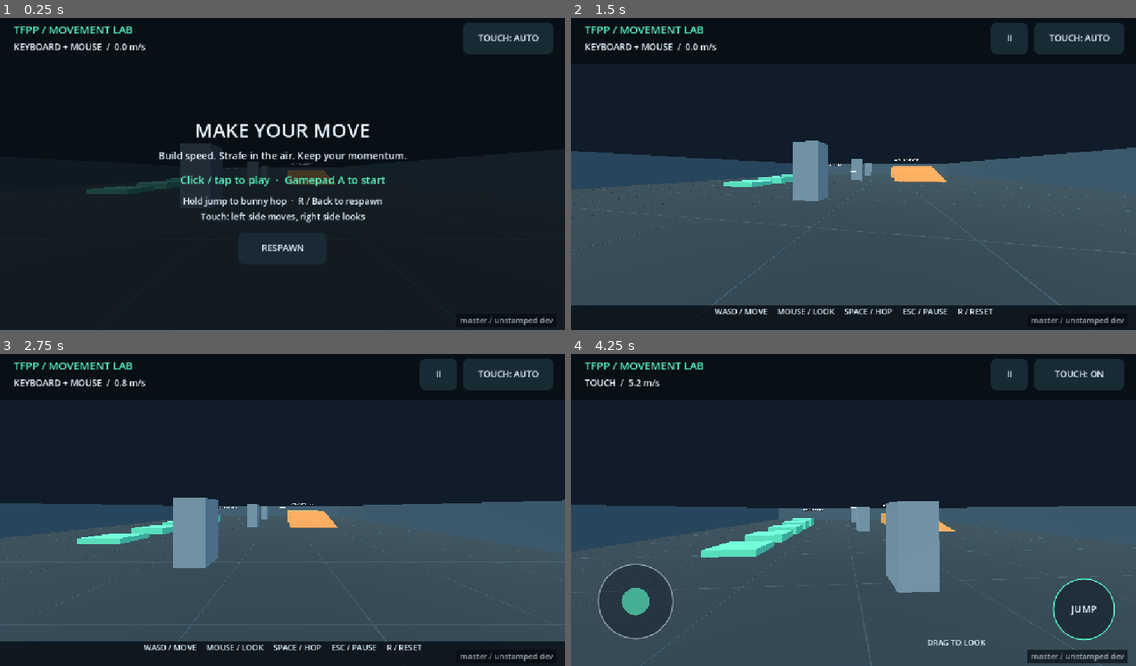
Above: before the commit, frames 1-4 (two rows, left to right).
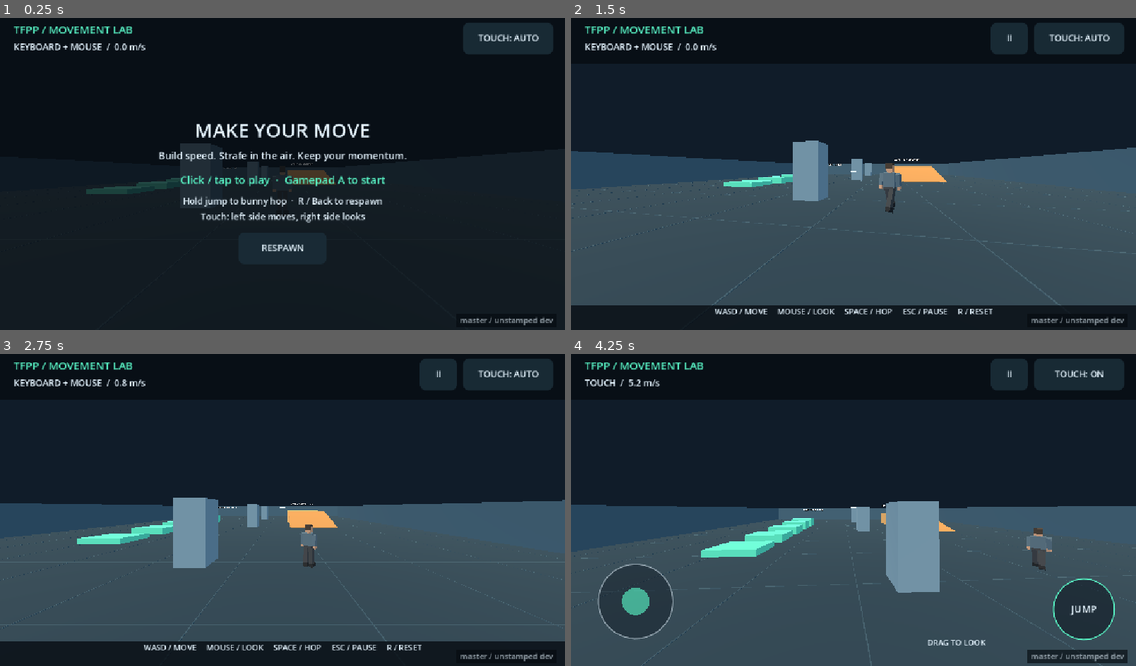
Above: after the commit, the same moments.

Repository: jefuhr/game
Game: Godot game, scene res://scenes/main.tscn
The game is run twice, just before and just after one commit, with the same random seed, the same clock (stepped at 60 frames per second) and the same inputs.
Inputs (mouse positions are in pixels of both pictures, inside the frame that each line leads up to):
- Up to frame 1 (0.25 s): no input
- Up to frame 2 (1.5 s): tap Enter at 0.5 s; move the mouse to (825, 236) at 0.52 s; hold W (move_forward) 0.53-1.25 s; hold Space (jump) 0.53-1.25 s; click (825, 236) at 0.67 s; drag from (1023, 217) to (825, 236) at 1.27 s
- Up to frame 3 (2.75 s): move the mouse to (237, 503) at 2.02 s; hold W (move_forward) from 2.03 s (still down); hold Space (jump) from 2.03 s (still down); tap R at 2.1 s
- Up to frame 4 (4.25 s): move the mouse to (859, 506) at 2.77 s; release W (move_forward) at 2.78 s; release Space (jump) at 2.78 s; hold A (move_left) 2.78-3.53 s; tap Space (jump) at 2.85, 3.02, 3.32 s; click (859, 506) at 2.92 s; move the mouse to (830, 500) at 3.52 s; hold W (move_forward) from 3.53 s (still down); hold Space (jump) from 3.53 s (still down); tap T at 3.6 s

The runs differ from the first frame. In frame 1, less than 0.1% of the frame differs, in the area x 48-52%, y 49-56%; in frame 2, 0.3%, in the area x 54-59%, y 46-63%; in frame 3, 0.2%; in frame 4, 0.3%.

Commit message:
feat: add wandering citizen NPC with solid collisions

Diff:
--- /dev/null
+++ b/scenes/citizen.tscn
@@ -0,0 +1,17 @@
+[gd_scene load_steps=3 format=3]
+
+[ext_resource type="Script" path="res://scripts/citizen.gd" id="1"]
+
+[sub_resource type="CapsuleShape3D" id="Capsule"]
+radius = 0.38
+height = 1.85
+
+[node name="Citizen" type="CharacterBody3D"]
+collision_layer = 1
+collision_mask = 1
+floor_snap_length = 0.3
+script = ExtResource("1")
+
+[node name="CollisionShape3D" type="CollisionShape3D" parent="."]
+position = Vector3(0, 0.925, 0)
+shape = SubResource("Capsule")
--- a/scenes/main.tscn
+++ b/scenes/main.tscn
@@ -1,8 +1,10 @@
-[gd_scene load_steps=5 format=3]
+[gd_scene load_steps=6 format=3]
 
 [ext_resource type="Script" path="res://scripts/arena.gd" id="1"]
 [ext_resource type="PackedScene" path="res://scenes/player.tscn" id="2"]
 [ext_resource type="Script" path="res://scripts/hud.gd" id="3"]
+
+[ext_resource type="PackedScene" path="res://scenes/citizen.tscn" id="4"]
 
 [sub_resource type="Environment" id="Environment_main"]
 background_mode = 1
@@ -25,6 +27,9 @@
 [node name="Player" parent="." instance=ExtResource("2")]
 position = Vector3(4, 0.1, 18)
 
+[node name="Citizen" parent="." instance=ExtResource("4")]
+position = Vector3(4, 0.1, 12)
+
 [node name="CanvasLayer" type="CanvasLayer" parent="."]
 
 [node name="HUD" type="Control" parent="CanvasLayer"]
--- /dev/null
+++ b/scripts/citizen.gd
@@ -0,0 +1,119 @@
+extends CharacterBody3D
+## Original low-poly civilian. Feet are the origin; the capsule covers the body.
+
+@export var walk_speed := 1.35
+var _random := RandomNumberGenerator.new()
+var _direction := Vector3.FORWARD
+var _decision_time := 0.0
+var _idle := false
+var _stride := 0.0
+var _spawn := Vector3.ZERO
+var _visual: Node3D
+var _left_arm: Node3D
+var _right_arm: Node3D
+var _left_leg: Node3D
+var _right_leg: Node3D
+
+
+func _ready() -> void:
+	_random.randomize()
+	_spawn = position
+	_build_person()
+	_choose_direction()
+
+
+func _physics_process(delta: float) -> void:
+	if not Controls.playing:
+		return
+	_decision_time -= delta
+	if _decision_time <= 0.0:
+		_idle = _random.randf() < 0.25
+		_choose_direction()
+	# Probe with the actual body shape so corners and other characters count too.
+	if not _idle and test_move(global_transform, _direction * 0.7):
+		_choose_direction(true)
+	var speed := 0.0 if _idle else walk_speed
+	velocity.x = _direction.x * speed
+	velocity.z = _direction.z * speed
+	velocity.y = -0.5 if is_on_floor() else velocity.y - 20.0 * delta
+	move_and_slide()
+	if is_on_wall():
+		_choose_direction(true)
+	if position.y < -15.0:
+		position = _spawn
+		velocity = Vector3.ZERO
+	var moving := Vector2(get_real_velocity().x, get_real_velocity().z).length()
+	if moving > 0.05:
+		_visual.rotation.y = lerp_angle(_visual.rotation.y, atan2(-_direction.x, -_direction.z), delta * 8.0)
+		_stride += delta * moving * 5.0
+	var swing := sin(_stride) * 0.45 * minf(moving / maxf(walk_speed, 0.01), 1.0)
+	_left_leg.rotation.x = swing
+	_right_leg.rotation.x = -swing
+	_left_arm.rotation.x = -swing * 0.7
+	_right_arm.rotation.x = swing * 0.7
+
+
+func _choose_direction(avoid_obstacle := false) -> void:
+	_decision_time = _random.randf_range(1.5, 4.0)
+	if avoid_obstacle:
+		_idle = false
+	# Try several headings, then pause briefly if surrounded instead of jittering.
+	for attempt in range(12):
+		var angle := _random.randf_range(-PI, PI)
+		var candidate := Vector3(sin(angle), 0, cos(angle))
+		if not test_move(global_transform, candidate * 0.8):
+			_direction = candidate
+			return
+	_idle = true
+	_decision_time = 0.5
+
+
+func _build_person() -> void:
+	_visual = Node3D.new()
+	_visual.name = "Appearance"
+	add_child(_visual)
+	var jacket := Color("536a78")
+	var trousers := Color("3d4145")
+	var skin := Color("be9275")
+	var boots := Color("25282b")
+	_part(_visual, Vector3(0, 1.20, 0), Vector3(0.46, 0.55, 0.27), jacket)
+	_part(_visual, Vector3(0, 0.91, 0), Vector3(0.39, 0.13, 0.26), trousers)
+	_part(_visual, Vector3(0, 1.49, 0), Vector3(0.13, 0.12, 0.13), skin)
+	_part(_visual, Vector3(0, 1.66, 0), Vector3(0.25, 0.29, 0.23), skin)
+	_part(_visual, Vector3(0, 1.80, 0.015), Vector3(0.26, 0.07, 0.24), Color("423931"))
+	_part(_visual, Vector3(0, 1.69, 0.106), Vector3(0.26, 0.19, 0.04), Color("423931"))
+	_part(_visual, Vector3(0, 1.65, -0.135), Vector3(0.055, 0.07, 0.05), skin)
+	for side in [-1.0, 1.0]:
+		_part(_visual, Vector3(side * 0.065, 1.70, -0.118), Vector3(0.035, 0.025, 0.012), boots)
+		_part(_visual, Vector3(side * 0.13, 1.32, -0.145), Vector3(0.13, 0.12, 0.025), Color("647c89"))
+	_part(_visual, Vector3(0, 1.22, -0.145), Vector3(0.018, 0.49, 0.02), Color("a0a3a0"))
+	_left_leg = _limb(Vector3(-0.115, 0.90, 0))
+	_right_leg = _limb(Vector3(0.115, 0.90, 0))
+	for leg in [_left_leg, _right_leg]:
+		_part(leg, Vector3(0, -0.37, 0), Vector3(0.17, 0.74, 0.20), trousers)
+		_part(leg, Vector3(0, -0.82, -0.045), Vector3(0.19, 0.16, 0.30), boots)
+	_left_arm = _limb(Vector3(-0.30, 1.43, 0))
+	_right_arm = _limb(Vector3(0.30, 1.43, 0))
+	for arm in [_left_arm, _right_arm]:
+		_part(arm, Vector3(0, -0.24, 0), Vector3(0.15, 0.48, 0.19), jacket)
+		_part(arm, Vector3(0, -0.53, 0), Vector3(0.12, 0.15, 0.14), skin)
+
+
+func _limb(origin: Vector3) -> Node3D:
+	var pivot := Node3D.new()
+	pivot.position = origin
+	_visual.add_child(pivot)
+	return pivot
+
+
+func _part(parent: Node3D, center: Vector3, dimensions: Vector3, color: Color) -> void:
+	var instance := MeshInstance3D.new()
+	var mesh := BoxMesh.new()
+	mesh.size = dimensions
+	var material := StandardMaterial3D.new()
+	material.albedo_color = color
+	material.roughness = 1.0
+	mesh.material = material
+	instance.mesh = mesh
+	instance.position = center
+	parent.add_child(instance)
--- /dev/null
+++ b/tests/citizen_test.gd
@@ -0,0 +1,71 @@
+extends Node
+
+var failures := 0
+
+
+func check(condition: bool, message: String) -> void:
+	if not condition:
+		failures += 1
+		push_error(message)
+
+
+func frames(count: int) -> void:
+	for i in count:
+		await get_tree().physics_frame
+		await get_tree().process_frame
+
+
+func _ready() -> void:
+	call_deferred("run")
+
+
+func run() -> void:
+	var world := preload("res://scenes/main.tscn").instantiate()
+	add_child(world)
+	var citizen: CharacterBody3D = world.get_node("Citizen")
+	var player: CharacterBody3D = world.get_node("Player")
+	Controls.start(false)
+	citizen._random.seed = 42
+	await frames(30)
+	check(citizen.is_on_floor(), "Citizen must stand on the floor")
+	var start := citizen.position
+	citizen._idle = false
+	citizen._decision_time = 3.0
+	await frames(90)
+	check(citizen.position.distance_to(start) > 1.0, "Citizen must wander")
+	Controls.pause()
+	start = citizen.position
+	await frames(5)
+	check(citizen.position == start, "Citizen respects pause")
+	Controls.start(false)
+	# Force a heading into the perimeter; it must turn and stay inside the arena.
+	citizen.position = Vector3(19.2, 0.05, 18)
+	citizen._direction = Vector3.RIGHT
+	citizen._idle = false
+	citizen._decision_time = 10.0
+	await frames(120)
+	check(citizen.position.x < 19.4, "Wall must contain citizen")
+	check(citizen.position.distance_to(Vector3(19.2, 0, 18)) > 0.5, "Citizen must escape a blocked heading")
+	# A stationary citizen must physically stop the moving player.
+	citizen.position = Vector3(4, 0, 14)
+	citizen.velocity = Vector3.ZERO
+	citizen.set_physics_process(false)
+	player.respawn()
+	Input.action_press("move_forward")
+	await frames(90)
+	Input.action_release("move_forward")
+	check(player.position.z > 14.65, "Player must not pass through citizen")
+	# The citizen's own swept capsule must detect solid arena props and the player.
+	citizen.position = Vector3(0, 0, 12)
+	check(citizen.test_move(citizen.global_transform, Vector3(0, 0, -2)), "Pillars block citizen")
+	citizen.position = player.position + Vector3(0, 0, -2)
+	check(citizen.test_move(citizen.global_transform, Vector3(0, 0, 2)), "Player blocks citizen")
+	citizen.set_physics_process(true)
+	citizen.position = Vector3(8, 0.05, -2)
+	citizen._direction = Vector3.FORWARD
+	citizen._idle = false
+	citizen._decision_time = 10.0
+	await frames(120)
+	check(citizen.position.y > -0.1, "Citizen remains supported near ramp")
+	print("Citizen checks: %d failures" % failures)
+	get_tree().quit(1 if failures else 0)
--- /dev/null
+++ b/tests/citizen_test.tscn
@@ -0,0 +1,6 @@
+[gd_scene load_steps=2 format=3]
+
+[ext_resource type="Script" path="res://tests/citizen_test.gd" id="1"]
+
+[node name="CitizenTest" type="Node"]
+script = ExtResource("1")
Not shown, added: scripts/citizen.gd.uid
Not shown, added: tests/citizen_test.gd.uid
Not shown, changed: docs/contributing.md
